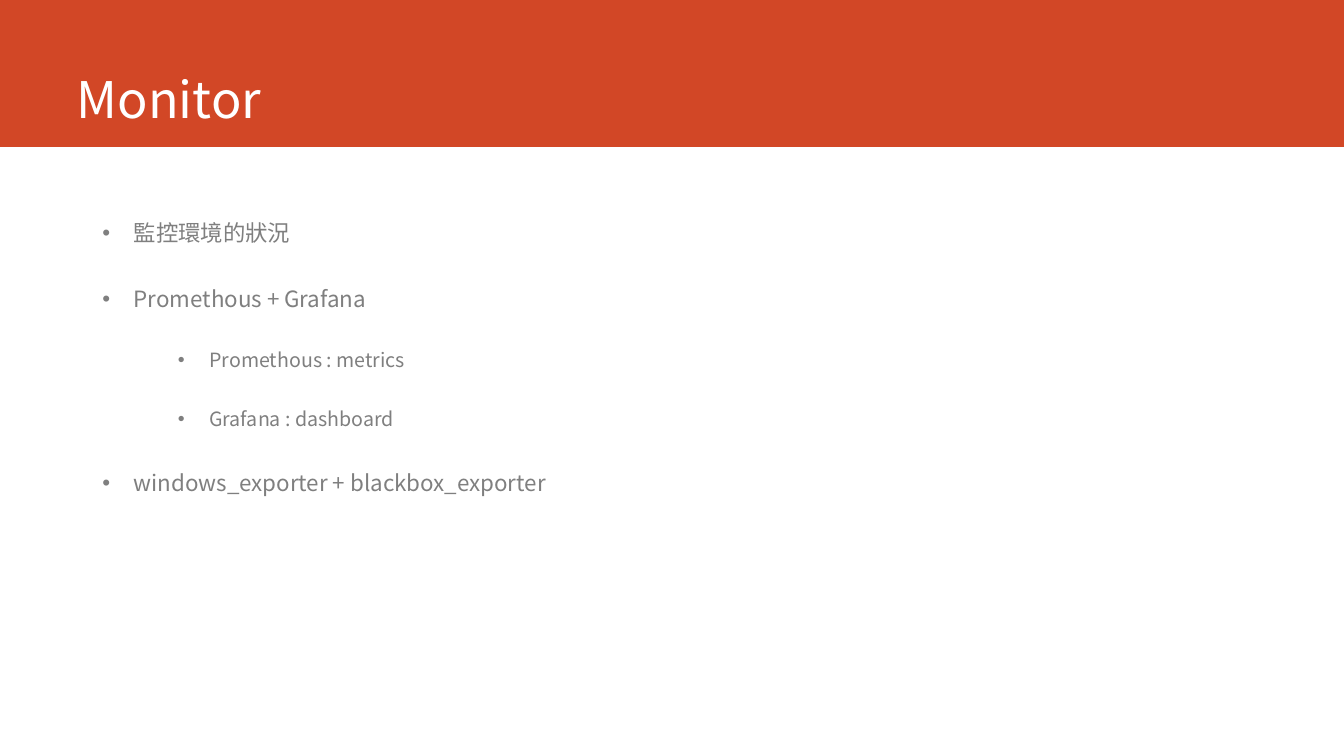
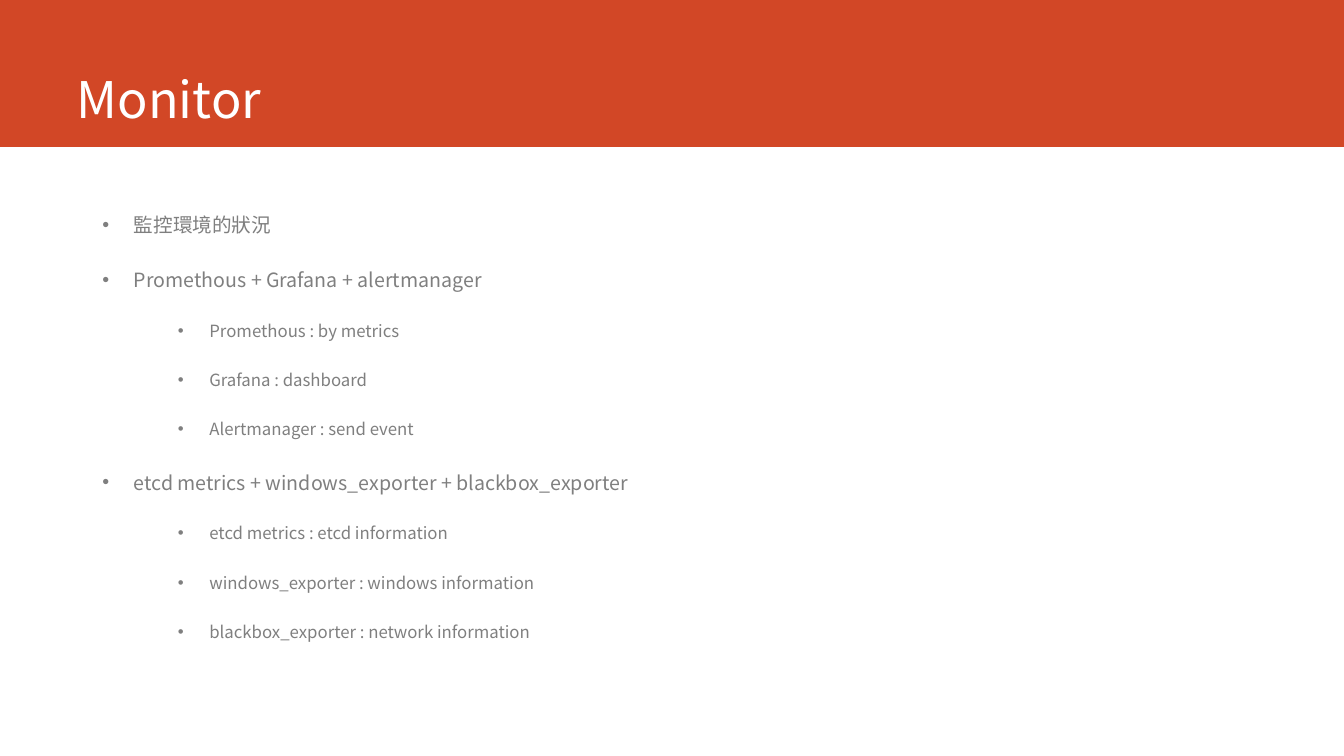
Before and after one commit to dinoliang/TemplateInfo, a slide deck: slide 10 of Reverse Proxy.ppt. Drawn at 1344x756 pixels with LibreOffice and Linux fonts; fonts in the diff are those of the drawing. Boxes give left, top, right and bottom in pixels: in the first picture for what was removed or moved away, otherwise in the second. Text is boxed around its words. In the diff, an @@ line names an element or a change of style, - is before the commit and + after.

```diff
--- a/Reverse Proxy.ppt
+++ b/Reverse Proxy.ppt
@@ text at bbox=[134, 215, 367, 386]: size 16 to 14 pt in "監控環境的狀況"; size 14 to 12 pt in "Grafana : dashboard"; line spacing 1.5 to 1.3 @@
@@ text at bbox=[134, 271, 482, 341]: text changed; size 16 to 14 pt @@
-• Promethous + Grafana
-  • Promethous : metrics
+• Promethous + Grafana + alertmanager
+  • Promethous : by metrics
@@ text at bbox=[134, 421, 628, 642]: text changed; size 16 to 12 pt @@
-• windows_exporter + blackbox_exporter
+  • Alertmanager : send event
+• etcd metrics + windows_exporter + blackbox_exporter
+  • etcd metrics : etcd information
+  • windows_exporter : windows information
+  • blackbox_exporter : network information
```
Also in this commit, not shown: 6 other slides changed.
